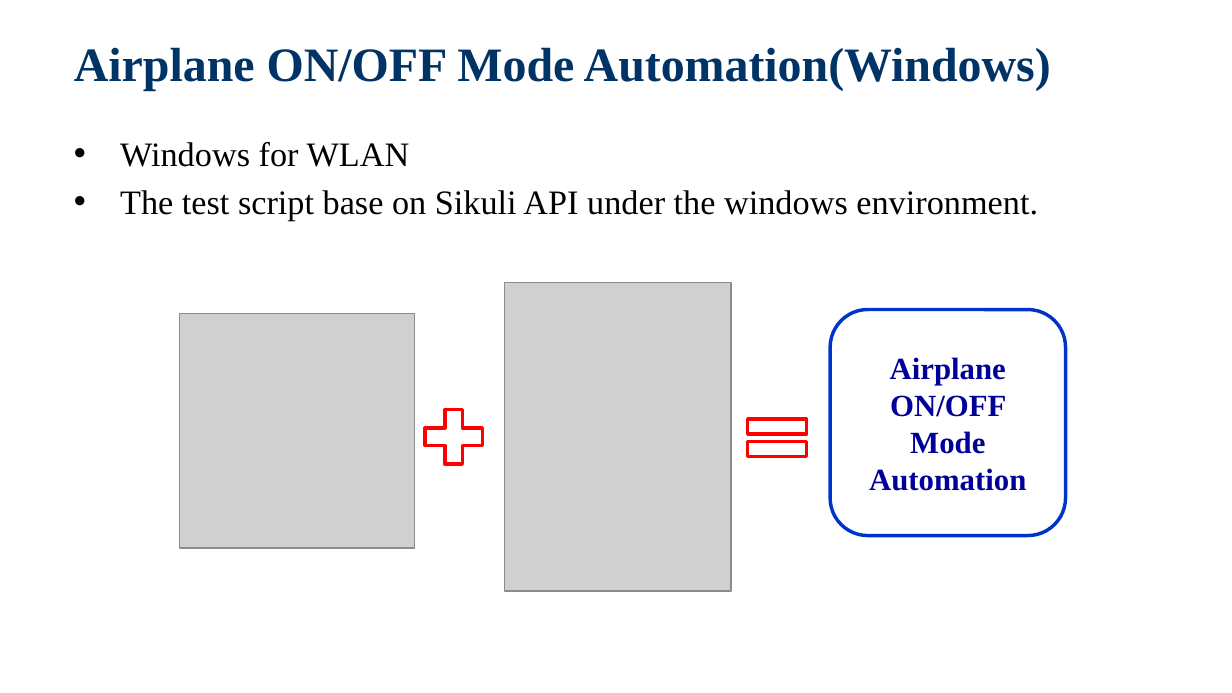
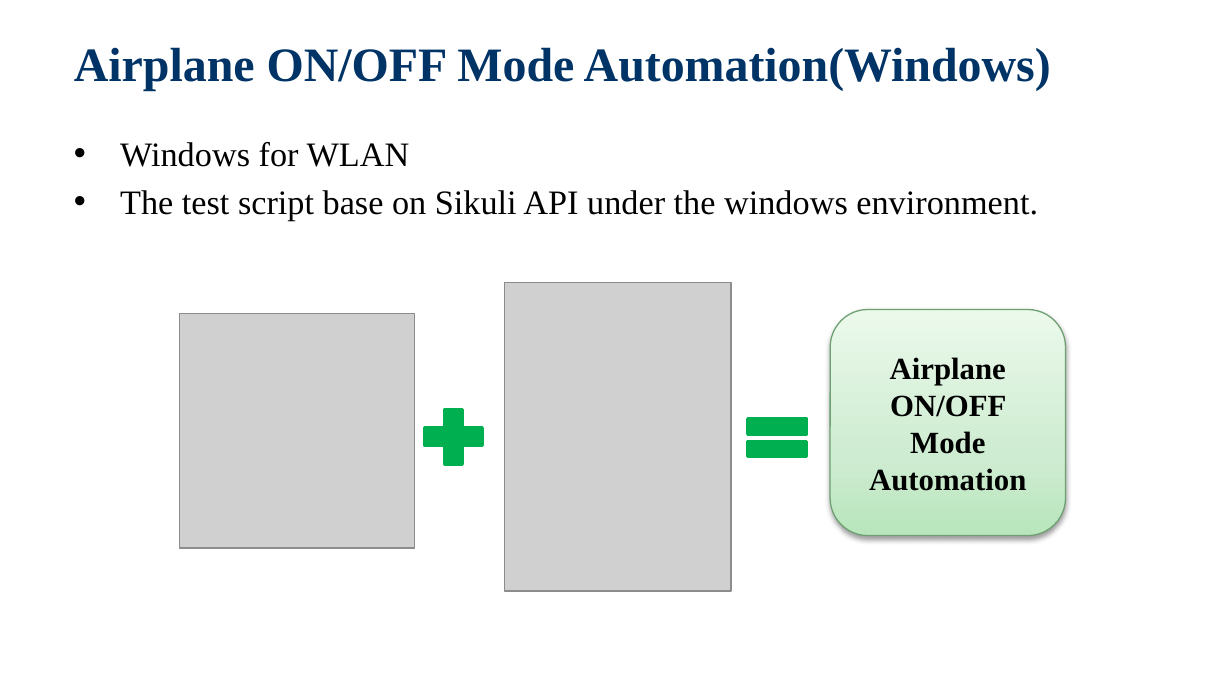
Before and after one commit to jackiejay888/automation, a slide deck: slide 16 of kpi/Automation Testing_Demo/Automation Testing_20200311.pptx. Drawn at 1232x693 pixels with LibreOffice and Linux fonts; fonts in the diff are those of the drawing; grey boxes stand for pictures; background and template pictures are left out. Boxes give left, top, right and bottom in pixels: in the first picture for what was removed or moved away, otherwise in the second. Text is boxed around its words. In the diff, an @@ line names an element or a change of style, - is before the commit and + after.

Commit message:
Modify the Automation Testing_Demo

```diff
--- a/kpi/Automation Testing_Demo/Automation Testing_20200311.pptx
+++ b/kpi/Automation Testing_Demo/Automation Testing_20200311.pptx
@@ rounded rectangle "Airplane ON/OFF Mode Automation" at (830, 309, 1066, 535): text colour #000099 to #000000; fill #FFFFFF to gradient #BBE6BD to #CFECD1 to #ECF8ED; outline #0033CC 2 pt to #6EA172 0.75 pt; shadow on @@
@@ plus sign at (414, 399, 492, 473): fill none to #00B050; outline #FF0000 2 pt to #00B050 2 pt @@
@@ math equal at (737, 407, 817, 471): fill none to #00B050; outline #FF0000 2 pt to #00B050 2 pt @@
```
Also in this commit, not shown: 14 other slides changed, 1 slide removed.
